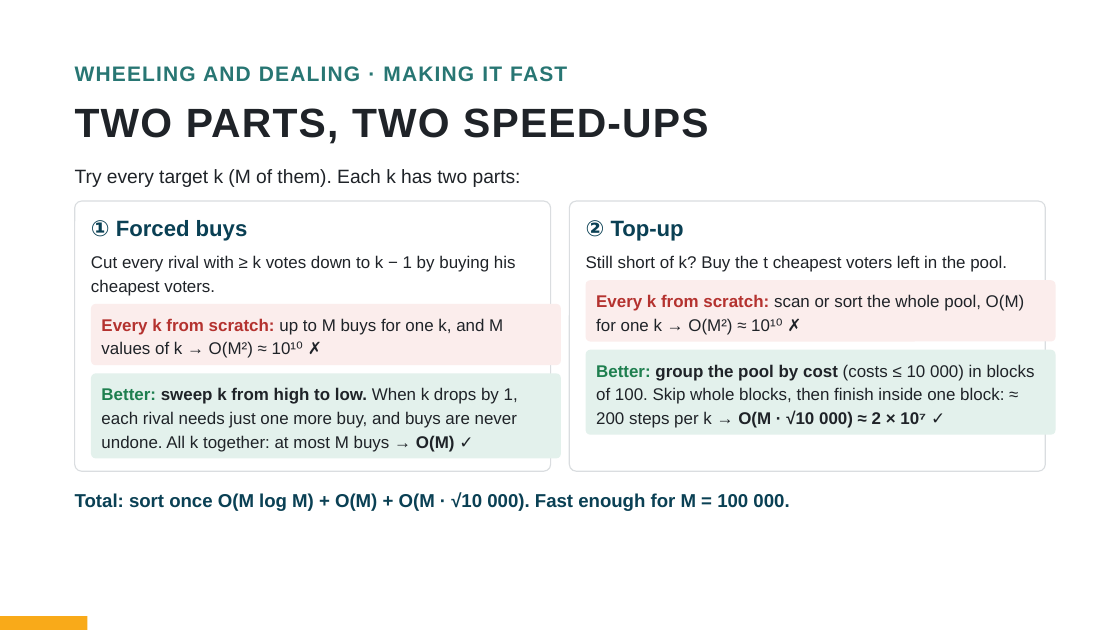
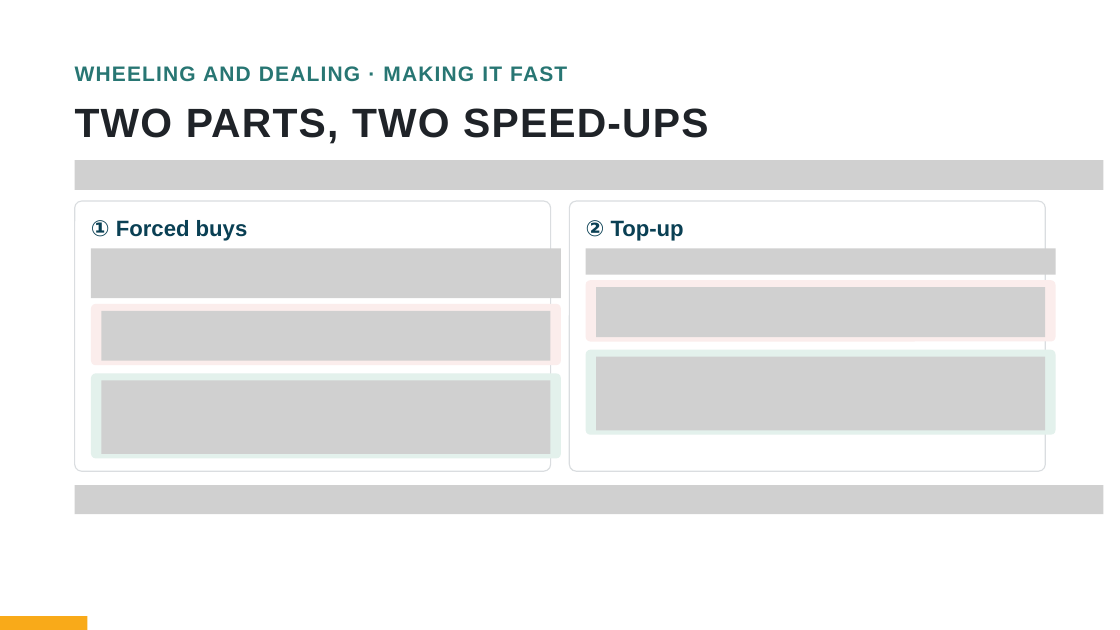
Before and after one commit to bryanbsun/AIO, a slide deck: slide 24 of AIO/P6/AIO High Achievers Camp Session 3 Greedy and the Water Level.pptx. Drawn at 1120x630 pixels with LibreOffice and Linux fonts; fonts in the diff are those of the drawing; grey boxes stand for pictures. Boxes give left, top, right and bottom in pixels: in the first picture for what was removed or moved away, otherwise in the second. Text is boxed around its words. In the diff, an @@ line names an element or a change of style, - is before the commit and + after.

```diff
--- a/AIO/P6/AIO High Achievers Camp Session 3 Greedy and the Water Level.pptx
+++ b/AIO/P6/AIO High Achievers Camp Session 3 Greedy and the Water Level.pptx
@@ text removed at (x1=75, y1=169, x2=521, y2=187) @@
-Try every target k (M of them). Each k has two parts:
@@ picture added at (x1=75, y1=160, x2=1104, y2=191) @@
@@ text removed at (x1=91, y1=255, x2=516, y2=296) @@
-Cut every rival with ≥ k votes down to k − 1 by buying his cheapest voters.
@@ picture added at (x1=91, y1=249, x2=560, y2=298) @@
@@ text removed at (x1=586, y1=255, x2=1007, y2=272) @@
-Still short of k? Buy the t cheapest voters left in the pool.
@@ picture added at (x1=586, y1=249, x2=1055, y2=275) @@
@@ text removed at (x1=596, y1=294, x2=1025, y2=335) @@
-Every k from scratch: scan or sort the whole pool, O(M) for one k → O(M²) ≈ 10¹⁰ ✗
@@ picture added at (x1=597, y1=287, x2=1045, y2=337) @@
@@ text removed at (x1=101, y1=318, x2=503, y2=358) @@
-Every k from scratch: up to M buys for one k, and M values of k → O(M²) ≈ 10¹⁰ ✗
@@ picture added at (x1=102, y1=311, x2=550, y2=360) @@
@@ picture added at (x1=597, y1=357, x2=1045, y2=431) @@
@@ text removed at (x1=101, y1=387, x2=518, y2=452) @@
-Better: sweep k from high to low. When k drops by 1, each rival needs just one more buy, and buys are never undone. All k together: at most M buys → O(M) ✓
@@ picture added at (x1=102, y1=381, x2=550, y2=455) @@
@@ text removed at (x1=596, y1=364, x2=1035, y2=428) @@
-Better: group the pool by cost (costs ≤ 10 000) in blocks of 100. Skip whole blocks, then finish inside one block: ≈ 200 steps per k → O(M · √10 000) ≈ 2 × 10⁷ ✓
@@ text removed at (x1=75, y1=493, x2=789, y2=511) @@
-Total: sort once O(M log M) + O(M) + O(M · √10 000). Fast enough for M = 100 000.
@@ picture added at (x1=75, y1=486, x2=1104, y2=514) @@
```
Also in this commit, not shown: 34 other slides changed, 3 other files.
